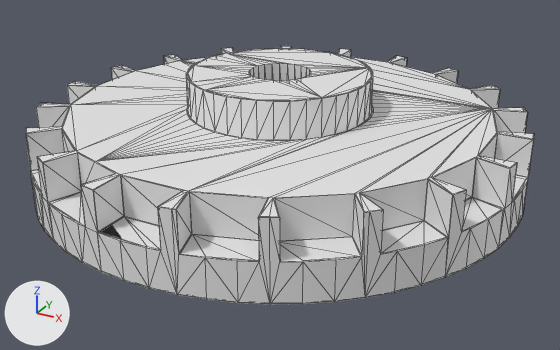
A saved change to the glTF model public/rebuilt/zero-to-cad-bbf49770-30a3-d5f1-b870-0f340714d936.glb.
The view is the same before and after, from a camera (50 mm lens) standing at (0.0584, -0.1062, 0.053) and looking at (0.0016, -0.0029, 0.0013). The axes (+X, +Y, +Z) are drawn at lower left. The lights are the same throughout. The older version comes first. Mesh edges are drawn as thin lines. Where no turn or scale is listed for an object, it has been applied to the vertices. Vertices at exactly the same position are counted once.

Objects in the first picture: 'gear'.
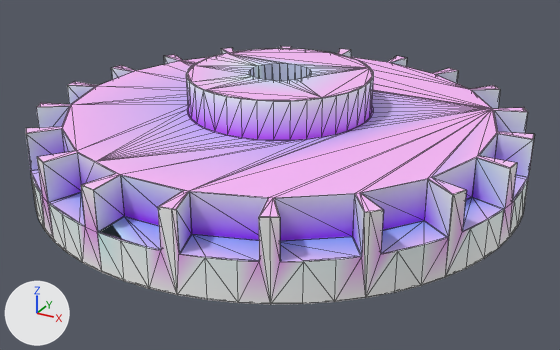
Edits to the bpy script that builds the scene:
```text
Add mat_defaultmaterial:
    mat_defaultmaterial = bpy.data.materials.new('DefaultMaterial')
    mat_defaultmaterial.use_nodes = True; mat_defaultmaterial.node_tree.nodes.clear()
    _N = mat_defaultmaterial.node_tree.nodes; _L = mat_defaultmaterial.node_tree.links
    n0 = _N.new('ShaderNodeOutputMaterial'); n0.name = 'Material Output'
    n1 = _N.new('ShaderNodeBsdfPrincipled'); n1.name = 'Principled BSDF'
    n2 = _N.new('ShaderNodeVertexColor'); n2.name = 'Color Attribute'
    _L.new(n1.outputs[0], n0.inputs[0])  # 'BSDF' to 'Surface'
    _L.new(n2.outputs[0], n1.inputs[0])  # 'Color' to 'Base Color'
Change me_gear:
    where me_gear.from_pydata(...)  # 940 vertices, 1880 faces; spans x -0.04..0.04, y -0.04..0.04, z -0.009..0.009
    used by ob_gear; location = (0.0, 0.0, 0.009)
    me_gear part 1: vertex colours changed
    add me_gear.materials.append(mat_defaultmaterial)
```

Pixel boxes (x1, y1, x2, y2) of what changed, in the pictures (560 x 350 px):
'gear', recoloured, moved
    before: (25, 46, 534, 304)
    after: (26, 46, 535, 304)
